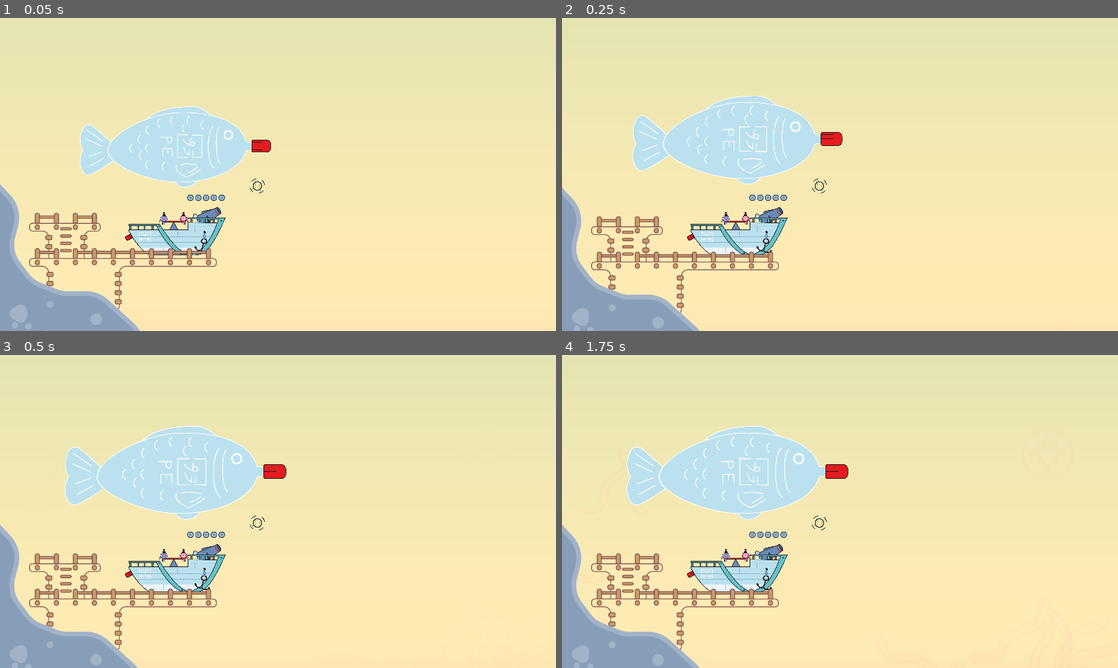
Above: before the commit, frames 1-4 (two rows, left to right).
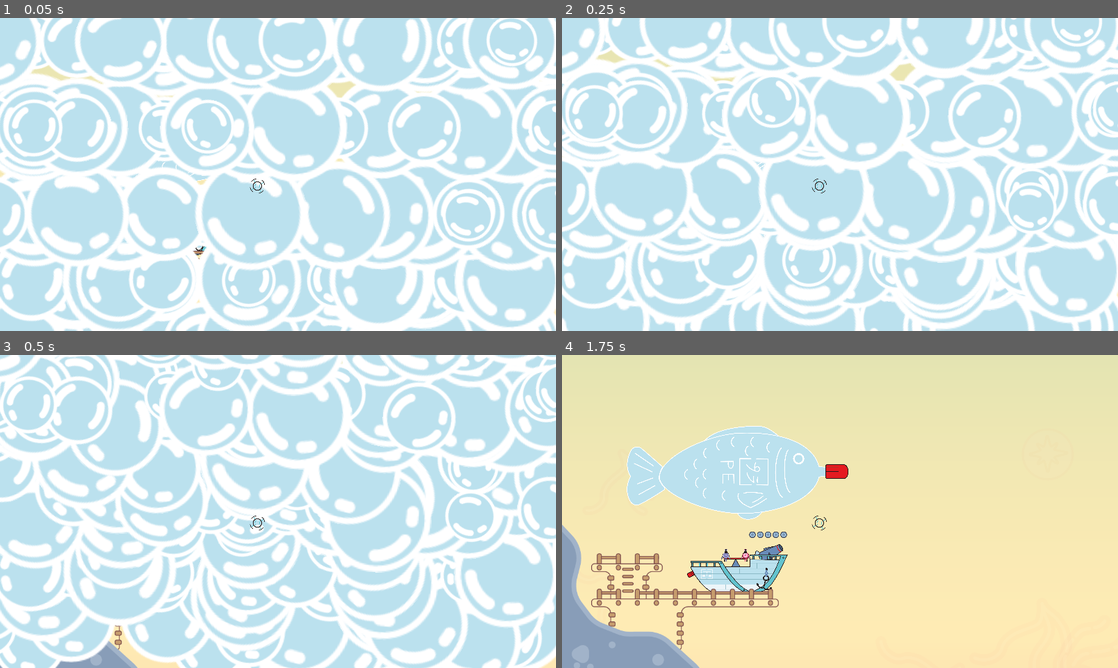
Above: after the commit, the same moments.

Repository: TheJP/GlobalGameJam2025
Game: Godot game, scene res://level/level.tscn
The game is run twice, just before and just after one commit, with the same random seed, the same clock (stepped at 60 frames per second) and the same inputs. This scene is started directly instead of the project's main scene. The engine's default icon, where the game draws it, is replaced by a stand-in: a white triangle on a blue panel in a dark square.
Inputs:
- Up to frame 1 (0.05 s): no input
- Up to frame 2 (0.25 s): no input
- Up to frame 3 (0.5 s): no input
- Up to frame 4 (1.75 s): tap Enter (all_accept) at 0.5, 0.6, 1.35 s

The runs differ from the first frame. In frame 1, 96% of the frame differs, in the area x 0-100%, y 0-100%; in frame 2, 96%; in frame 3, 95%; in frame 4, nothing differs.

Commit message:
Add bubbles

Diff:
--- a/level/level.tscn
+++ b/level/level.tscn
@@ -14,6 +14,12 @@
 [ext_resource type="PackedScene" uid="uid://cymrux1c6gvrv" path="res://enemies/soyfish/soyfish.tscn" id="7_ufvdd"]
 [ext_resource type="Script" path="res://level/terrain.gd" id="10_ew3cp"]
 [ext_resource type="Script" path="res://level/checkpoint_manager.gd" id="10_pqt28"]
+[ext_resource type="Script" path="res://level/start_bubbles.gd" id="15_1tejt"]
+[ext_resource type="Texture2D" uid="uid://fukgndkxxg0s" path="res://boat/sprites/bubble.png" id="15_ou4op"]
+
+[sub_resource type="Gradient" id="Gradient_apl6a"]
+offsets = PackedFloat32Array(0, 0.786667, 1)
+colors = PackedColorArray(1, 1, 1, 1, 1, 1, 1, 1, 1, 1, 1, 0)
 
 [node name="Level2" type="Node2D"]
 script = ExtResource("1_lgprj")
@@ -95,3 +101,146 @@
 
 [node name="CheckpointManager" type="Node2D" parent="."]
 script = ExtResource("10_pqt28")
+
+[node name="StartBubbles" type="Node2D" parent="."]
+script = ExtResource("15_1tejt")
+
+[node name="StartBubbles" type="CPUParticles2D" parent="StartBubbles"]
+z_index = 1
+position = Vector2(-666, 500)
+emitting = false
+amount = 50
+lifetime = 5.0
+one_shot = true
+explosiveness = 1.0
+local_coords = true
+texture = ExtResource("15_ou4op")
+emission_shape = 5
+emission_points = PackedVector2Array(100, 0, 0, 0, 200, 0, 300, 0, 400, 0, 500, 0, 600, 0, 700, 0, 800, 0, 900, 0, 1000, 0, 1100, 0, 1200, 0, 1300, 0)
+emission_normals = PackedVector2Array(0, 0)
+emission_colors = PackedColorArray()
+direction = Vector2(0, -1)
+spread = 8.4
+gravity = Vector2(0, -100)
+initial_velocity_min = 28.08
+initial_velocity_max = 124.04
+linear_accel_min = 500.0
+linear_accel_max = 1500.0
+tangential_accel_min = 20.0
+tangential_accel_max = 20.0
+angle_max = 180.0
+scale_amount_min = 1.5
+scale_amount_max = 3.5
+color_ramp = SubResource("Gradient_apl6a")
+
+[node name="StartBubbles2" type="CPUParticles2D" parent="StartBubbles"]
+z_index = 1
+position = Vector2(-666, 350)
+emitting = false
+amount = 50
+lifetime = 5.0
+one_shot = true
+explosiveness = 1.0
+local_coords = true
+texture = ExtResource("15_ou4op")
+emission_shape = 5
+emission_points = PackedVector2Array(100, 0, 0, 0, 200, 0, 300, 0, 400, 0, 500, 0, 600, 0, 700, 0, 800, 0, 900, 0, 1000, 0, 1100, 0, 1200, 0, 1300, 0)
+emission_normals = PackedVector2Array(0, 0)
+emission_colors = PackedColorArray()
+direction = Vector2(0, -1)
+spread = 8.4
+gravity = Vector2(0, -100)
+initial_velocity_min = 28.08
+initial_velocity_max = 124.04
+linear_accel_min = 500.0
+linear_accel_max = 1500.0
+tangential_accel_min = 20.0
+tangential_accel_max = 20.0
+angle_max = 180.0
+scale_amount_min = 1.5
+scale_amount_max = 3.5
+color_ramp = SubResource("Gradient_apl6a")
+
+[node name="StartBubbles3" type="CPUParticles2D" parent="StartBubbles"]
+z_index = 1
+position = Vector2(-661, 200)
+emitting = false
+amount = 50
+lifetime = 5.0
+one_shot = true
+explosiveness = 1.0
+local_coords = true
+texture = ExtResource("15_ou4op")
+emission_shape = 5
+emission_points = PackedVector2Array(100, 0, 0, 0, 200, 0, 300, 0, 400, 0, 500, 0, 600, 0, 700, 0, 800, 0, 900, 0, 1000, 0, 1100, 0, 1200, 0, 1300, 0)
+emission_normals = PackedVector2Array(0, 0)
+emission_colors = PackedColorArray()
+direction = Vector2(0, -1)
+spread = 8.4
+gravity = Vector2(0, -100)
+initial_velocity_min = 28.08
+initial_velocity_max = 124.04
+linear_accel_min = 500.0
+linear_accel_max = 1500.0
+tangential_accel_min = 20.0
+tangential_accel_max = 20.0
+angle_max = 180.0
+scale_amount_min = 1.5
+scale_amount_max = 3.5
+color_ramp = SubResource("Gradient_apl6a")
+
+[node name="StartBubbles4" type="CPUParticles2D" parent="StartBubbles"]
+z_index = 1
+position = Vector2(-661, 0)
+emitting = false
+amount = 50
+lifetime = 5.0
+one_shot = true
+explosiveness = 1.0
+local_coords = true
+texture = ExtResource("15_ou4op")
+emission_shape = 5
+emission_points = PackedVector2Array(100, 0, 0, 0, 200, 0, 300, 0, 400, 0, 500, 0, 600, 0, 700, 0, 800, 0, 900, 0, 1000, 0, 1100, 0, 1200, 0, 1300, 0)
+emission_normals = PackedVector2Array(0, 0)
+emission_colors = PackedColorArray()
+direction = Vector2(0, -1)
+spread = 8.4
+gravity = Vector2(0, -100)
+initial_velocity_min = 28.08
+initial_velocity_max = 124.04
+linear_accel_min = 500.0
+linear_accel_max = 1500.0
+tangential_accel_min = 20.0
+tangential_accel_max = 20.0
+angle_max = 180.0
+scale_amount_min = 1.5
+scale_amount_max = 3.5
+color_ramp = SubResource("Gradient_apl6a")
+
+[node name="StartBubbles5" type="CPUParticles2D" parent="StartBubbles"]
+z_index = 1
+position = Vector2(-661, -200)
+emitting = false
+amount = 50
+lifetime = 5.0
+one_shot = true
+explosiveness = 1.0
+local_coords = true
+texture = ExtResource("15_ou4op")
+emission_shape = 5
+emission_points = PackedVector2Array(100, 0, 0, 0, 200, 0, 300, 0, 400, 0, 500, 0, 600, 0, 700, 0, 800, 0, 900, 0, 1000, 0, 1100, 0, 1200, 0, 1300, 0)
+emission_normals = PackedVector2Array(0, 0)
+emission_colors = PackedColorArray()
+direction = Vector2(0, -1)
+spread = 8.4
+gravity = Vector2(0, -100)
+initial_velocity_min = 28.08
+initial_velocity_max = 124.04
+linear_accel_min = 500.0
+linear_accel_max = 1500.0
+tangential_accel_min = 20.0
+tangential_accel_max = 20.0
+angle_max = 180.0
+scale_amount_min = 1.5
+scale_amount_max = 3.5
+color_ramp = SubResource("Gradient_apl6a")
Not shown: 1 places in level/level.tscn that only renumber resources
